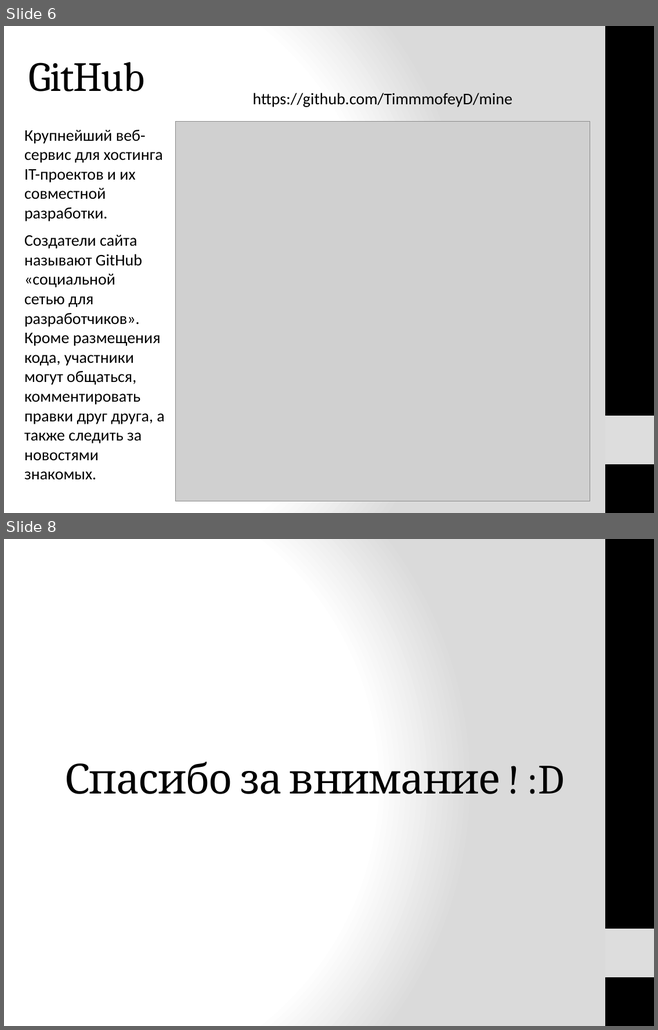
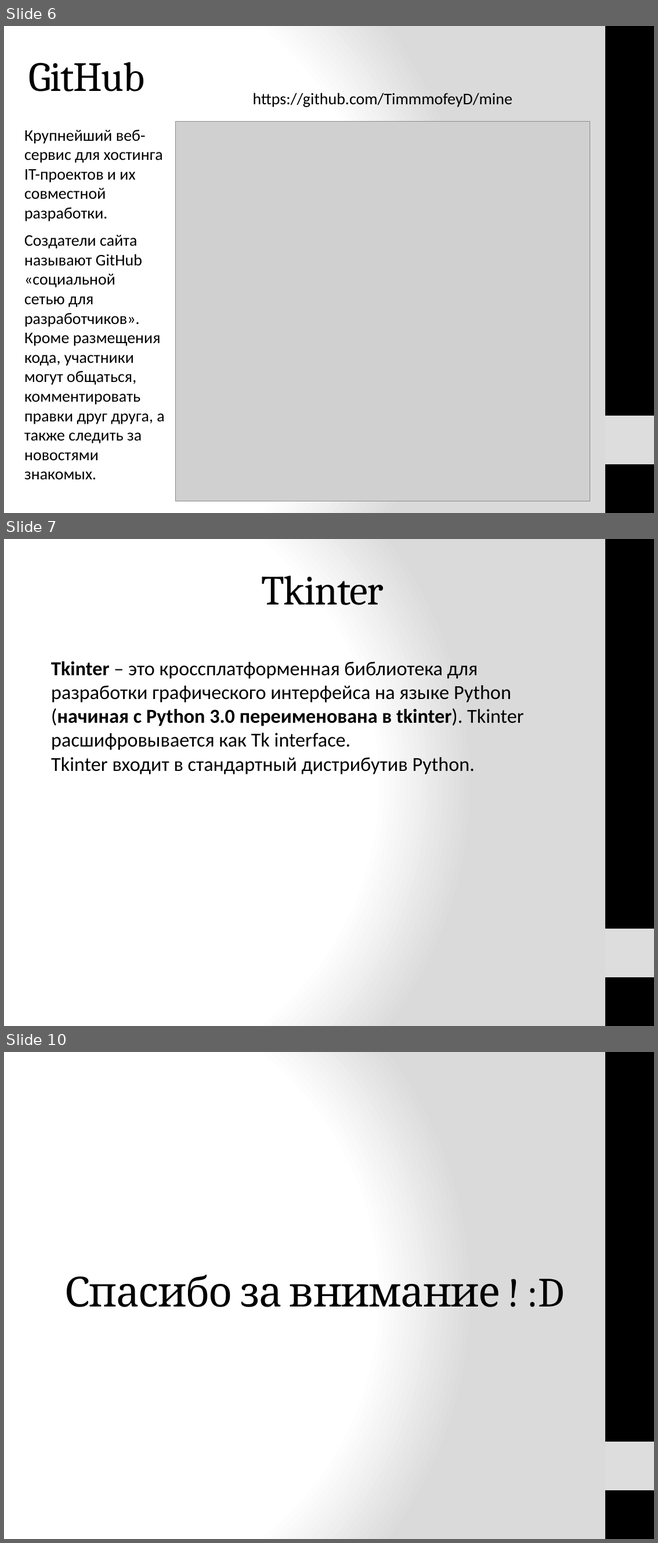
Before and after one commit to TimmmofeyD/mine, a slide deck: Presentation.pptx. Shown one above the other, each under a label of ours: slides 6 and 8 before the commit, slides 6, 7 and 10 after it; the slides between them are not shown. The pictures are 658x1030 and 658x1543 pixels, drawn with LibreOffice and Linux fonts; fonts in the diff are those of the drawing; grey boxes stand for pictures. Boxes give left, top, right and bottom in pixels: in the first picture for what was removed or moved away, otherwise in the second. Text is boxed around its words. In the diff, an @@ line names an element or a change of style, - is before the commit and + after.

Commit message:
PPTX

```diff
--- a/Presentation.pptx
+++ b/Presentation.pptx
@@ slide 7 added at box(4, 539, 654, 1026), background gradient #FFFFFF to #DADADA; not listed: 2 template elements that a slide beside it also shows @@
@@ title added at box(261, 576, 383, 605), 46 pt, text #000000 @@
+Tkinter
@@ text added at box(51, 661, 524, 774), 22 pt, text #000000 @@
+Tkinter – это кроссплатформенная библиотека для разработки графического интерфейса на языке Python (начиная с Python 3.0 переименована в tkinter). Tkinter расшифровывается как Tk interface.
+Tkinter входит в стандартный дистрибутив Python.
@@ what was slide 8 is now slide 10 @@
```
Also in this commit, not shown: 2 other slides added, 1 slide removed.
